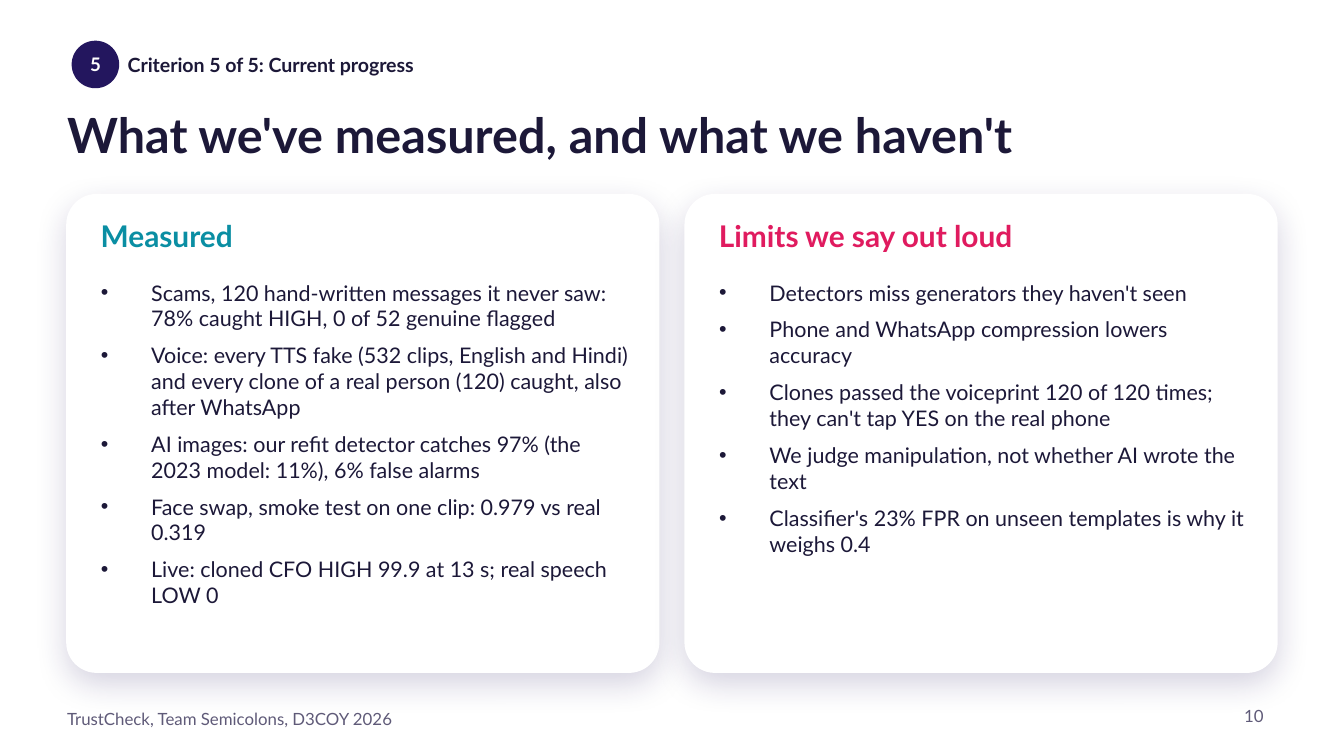
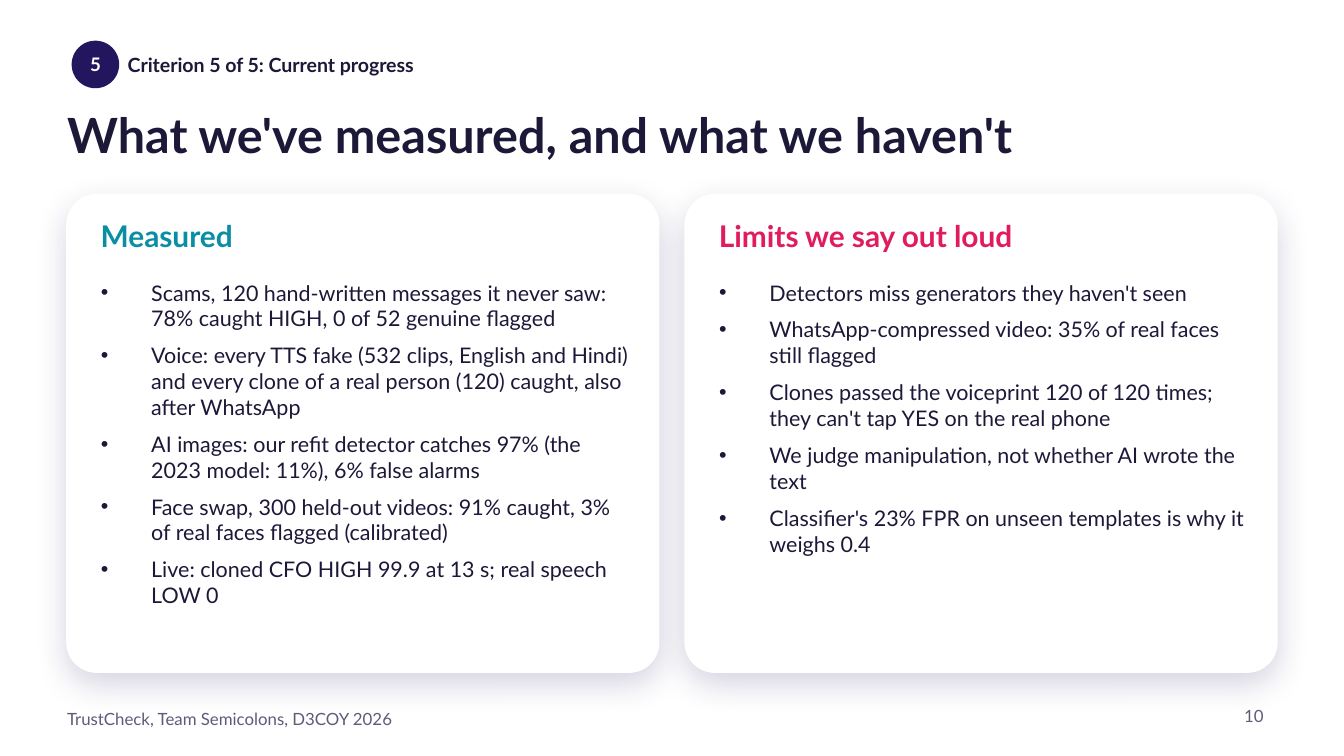
Before and after one commit to D3C0Y-1-0/Semicolons_D3C0Y_DhruvPatel, a slide deck: slide 10 of docs/TrustCheck_pitch.pptx. Drawn at 1344x756 pixels with LibreOffice and Linux fonts; fonts in the diff are those of the drawing; background and template pictures are left out. Boxes give left, top, right and bottom in pixels: in the first picture for what was removed or moved away, otherwise in the second. Text is boxed around its words. In the diff, an @@ line names an element or a change of style, - is before the commit and + after.

```diff
--- a/docs/TrustCheck_pitch.pptx
+++ b/docs/TrustCheck_pitch.pptx
@@ text at (x1=769, y1=321, x2=1219, y2=367): text changed @@
-• Phone and WhatsApp compression lowers accuracy
+• WhatsApp-compressed video: 35% of real faces still flagged
@@ text at (x1=151, y1=499, x2=611, y2=544): text changed @@
-• Face swap, smoke test on one clip: 0.979 vs real 0.319
+• Face swap, 300 held-out videos: 91% caught, 3% of real faces flagged (calibrated)
```
Also in this commit, not shown: 7 other files.
